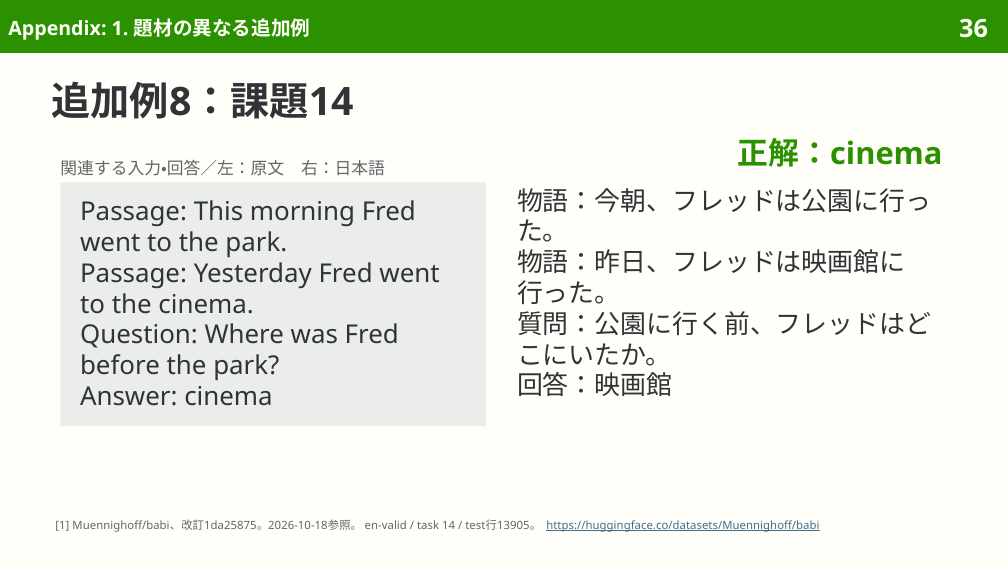
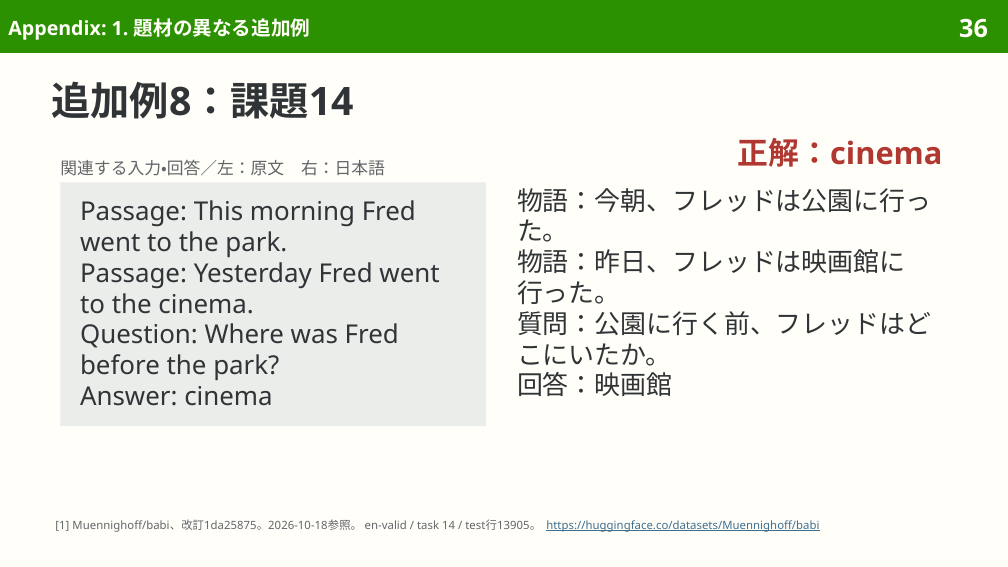
Before and after one commit to sasakiy84/datasets-in-10-minutes, a slide deck: slide 36 of slides/datasets-in-10-minutes-babi.pptx. Drawn at 1008x567 pixels with LibreOffice and Linux fonts; fonts in the diff are those of the drawing. Boxes give left, top, right and bottom in pixels: in the first picture for what was removed or moved away, otherwise in the second. Text is boxed around its words. In the diff, an @@ line names an element or a change of style, - is before the commit and + after.

Commit message:
slides(babi): use burgundy theme accent for answers

```diff
--- a/slides/datasets-in-10-minutes-babi.pptx
+++ b/slides/datasets-in-10-minutes-babi.pptx
@@ text "正解：cinema" at (x1=738, y1=138, x2=943, y2=167): text colour #2C9100 to #B13731 @@
```
Also in this commit, not shown: 15 other slides changed, 8 other files.
